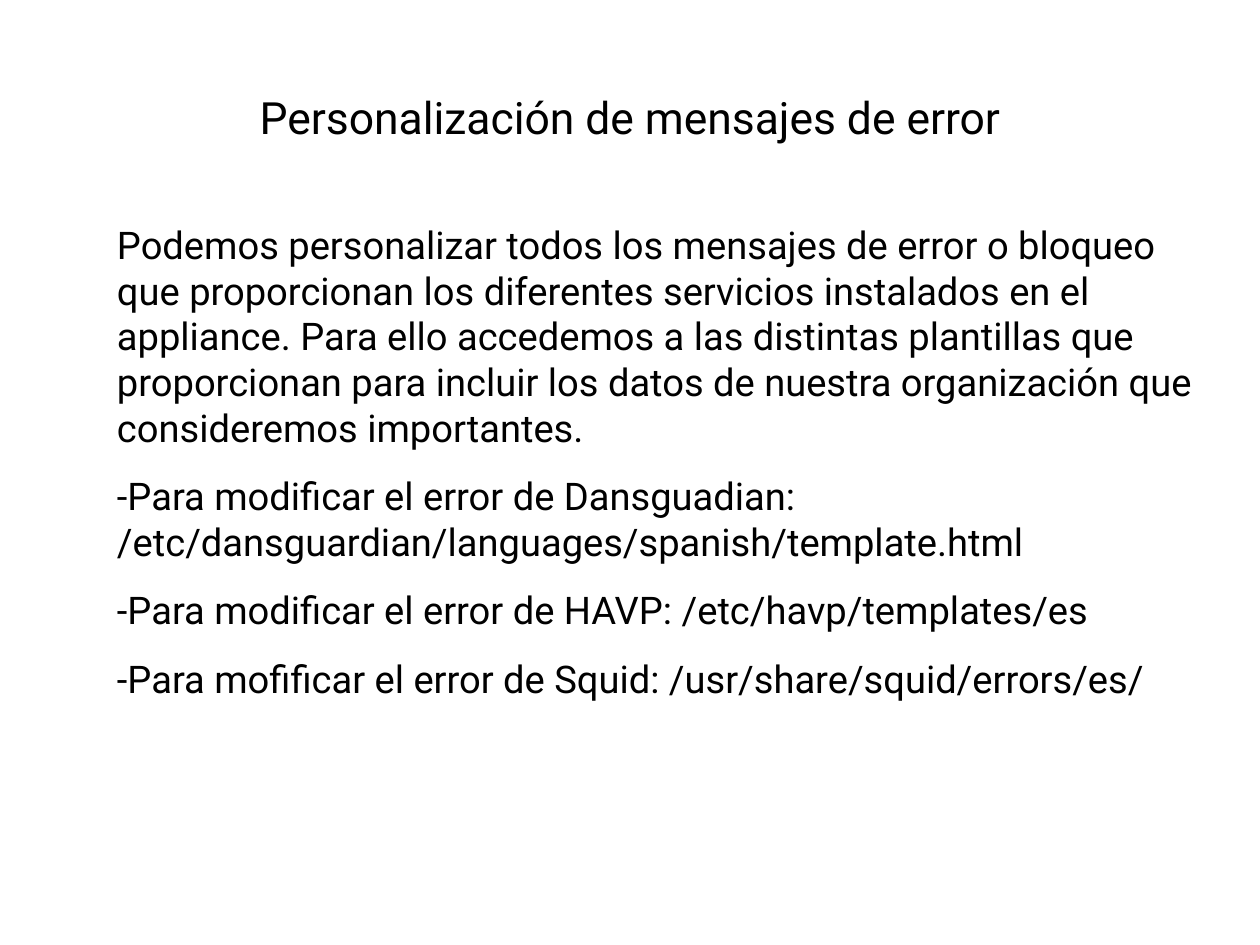
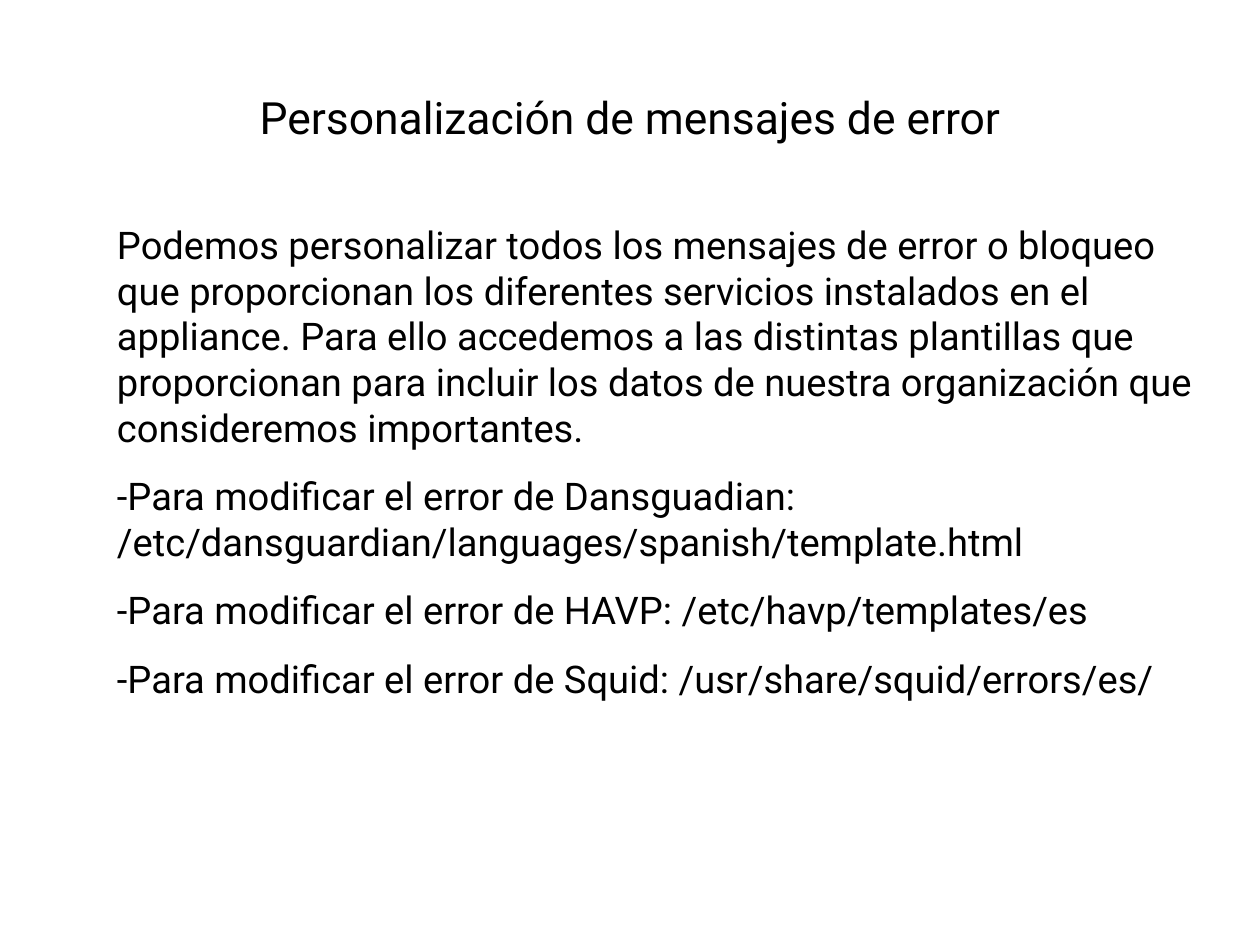
Before and after one commit to robertord/Ecoraee, a slide deck: slide 78 of Presentaciones/PresentacionApliance.odp. Drawn at 1260x945 pixels with LibreOffice and Linux fonts; fonts in the diff are those of the drawing; background and template pictures are left out. Boxes give left, top, right and bottom in pixels: in the first picture for what was removed or moved away, otherwise in the second. Text is boxed around its words. In the diff, an @@ line names an element or a change of style, - is before the commit and + after.

```diff
--- a/Presentaciones/PresentacionApliance.odp
+++ b/Presentaciones/PresentacionApliance.odp
@@ text at bbox=[117, 664, 1154, 701]: text changed @@
--Para mofificar el error de Squid: /usr/share/squid/errors/es/
+-Para modificar el error de Squid: /usr/share/squid/errors/es/
```
Also in this commit, not shown: 25 other slides changed.
